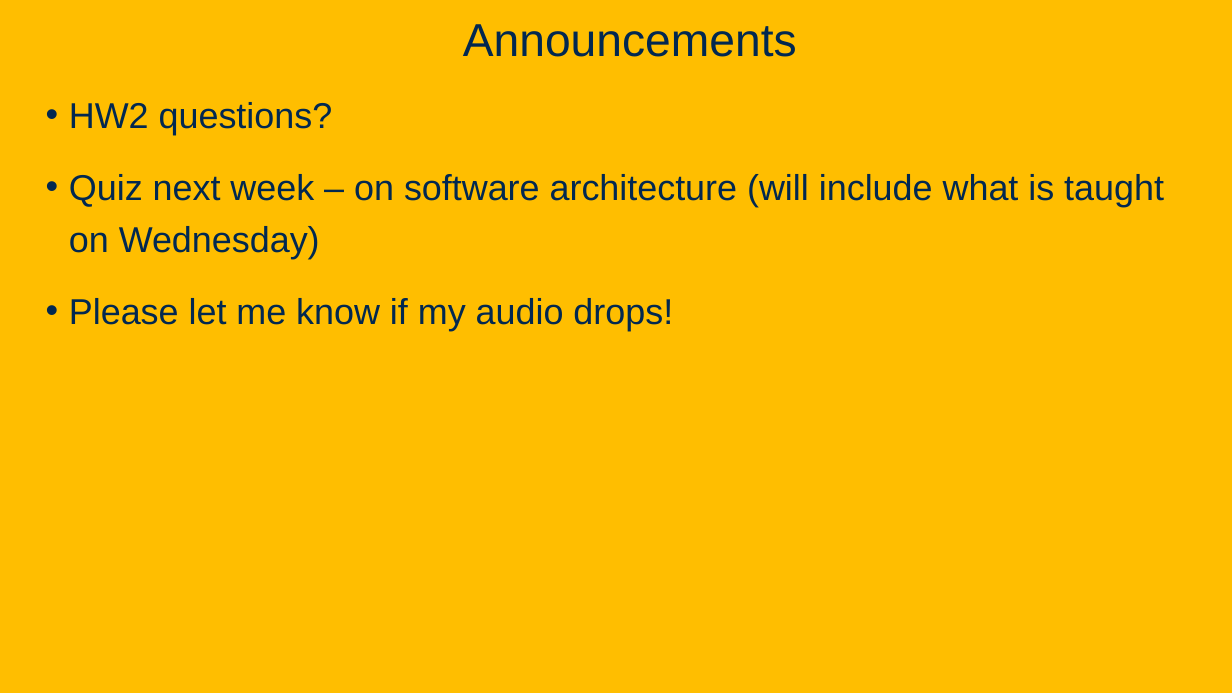
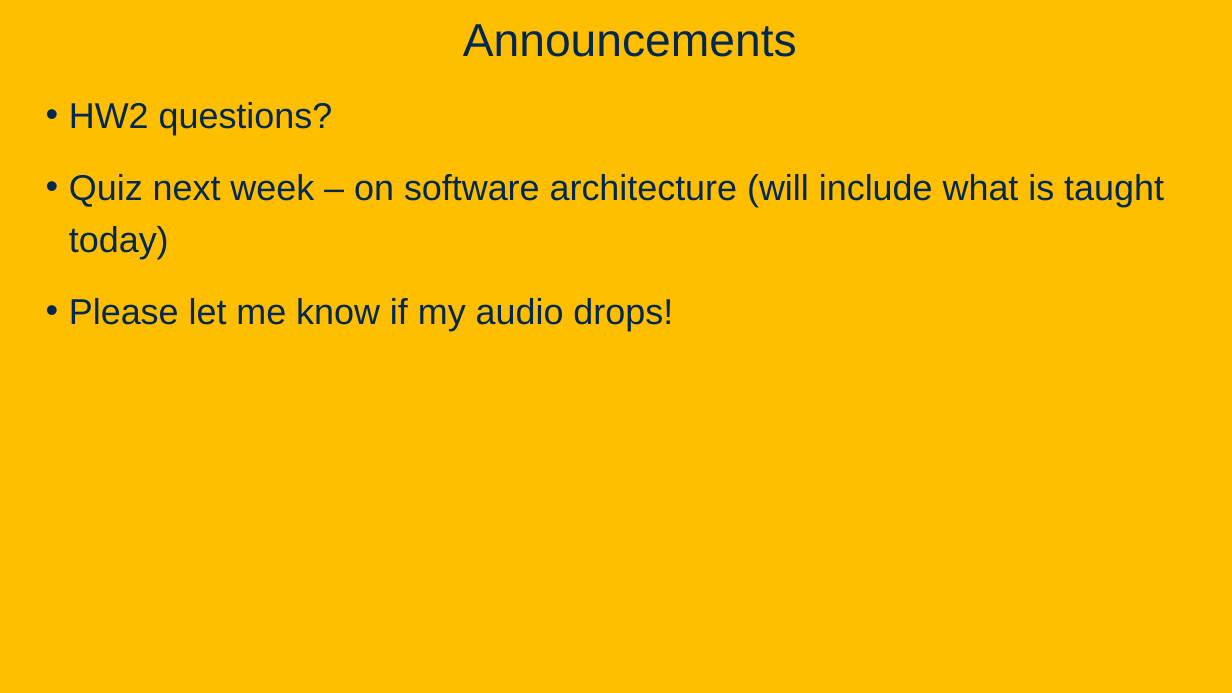
Before and after one commit to davsec-teaching/ecs160-f25, a slide deck: slide 75 of slides/6_software_architecture.pptx. Drawn at 1232x693 pixels with LibreOffice and Linux fonts; fonts in the diff are those of the drawing; background and template pictures are left out. Boxes give left, top, right and bottom in pixels: in the first picture for what was removed or moved away, otherwise in the second. Text is boxed around its words. In the diff, an @@ line names an element or a change of style, - is before the commit and + after.

Commit message:
slide update

```diff
--- a/slides/6_software_architecture.pptx
+++ b/slides/6_software_architecture.pptx
@@ text at (69,174,1164,259): text changed @@
-• Quiz next week – on software architecture (will include what is taught on Wednesday)
+• Quiz next week – on software architecture (will include what is taught today)
```
Also in this commit, not shown: 3 other slides changed, 1 slide added, 1 slide removed, 2 other files.
